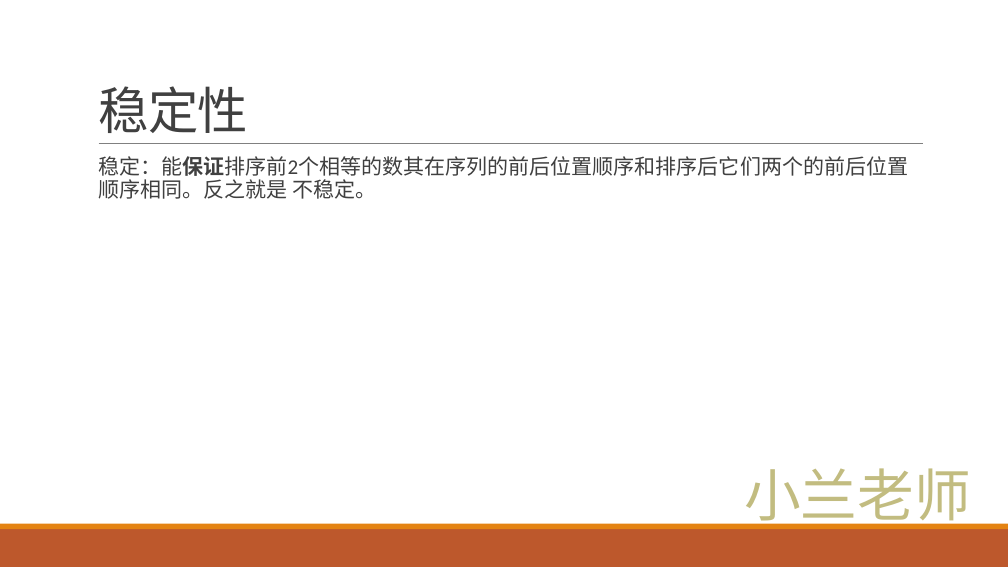
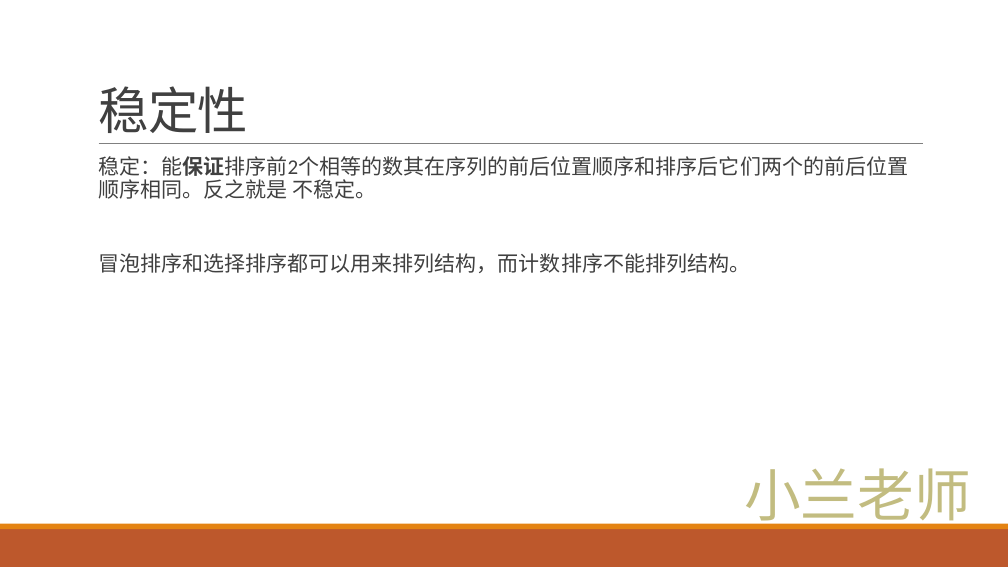
Before and after one commit to tomLan7/-ppt, a slide deck: slide 5 of 2_冒泡排序.pptx. Drawn at 1008x567 pixels with LibreOffice and Linux fonts; fonts in the diff are those of the drawing. Boxes give left, top, right and bottom in pixels: in the first picture for what was removed or moved away, otherwise in the second. Text is boxed around its words. In the diff, an @@ line names an element or a change of style, - is before the commit and + after.

```diff
--- a/2_冒泡排序.pptx
+++ b/2_冒泡排序.pptx
@@ text at bbox=[98, 253, 750, 273]: paragraph added @@
+  冒泡排序和选择排序都可以用来排列结构，而计数排序不能排列结构。
```
Also in this commit, not shown: 1 other file.
